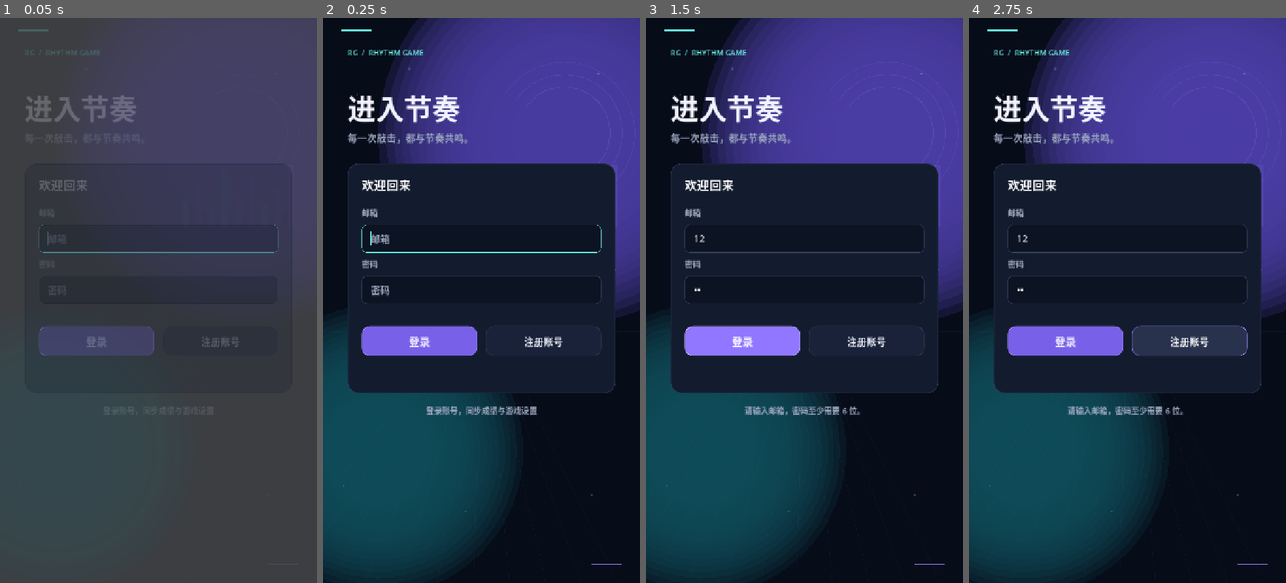
Above: before the commit, frames 1-4 (left to right).
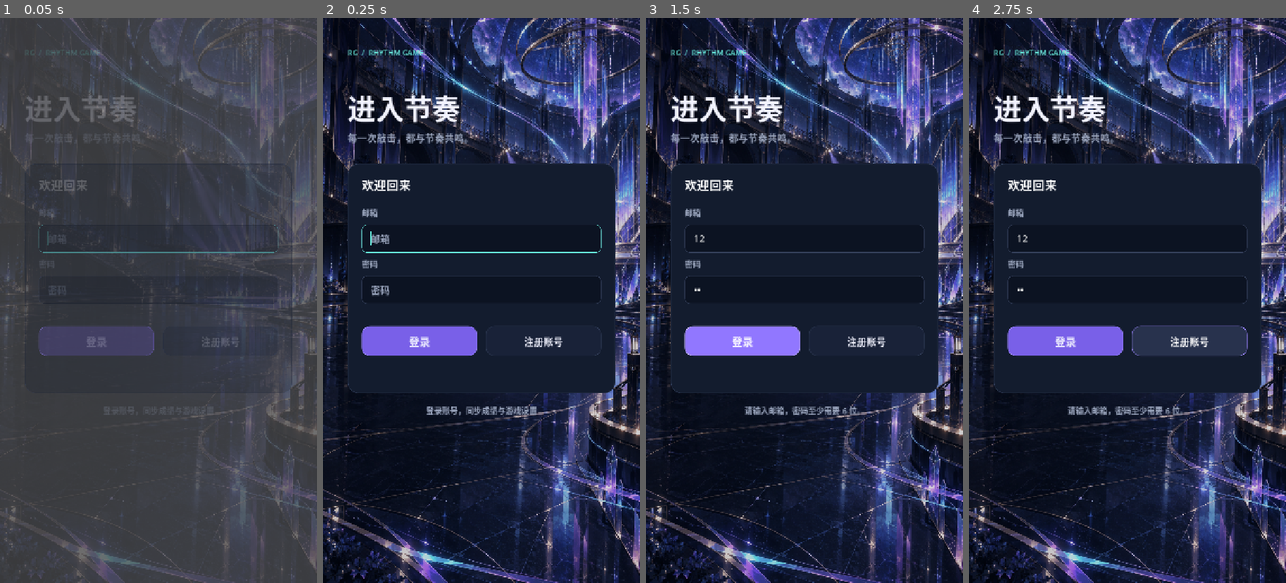
Above: after the commit, the same moments.

Repository: yznhyyg/1
Game: Godot game, scene res://login.tscn
Same seed, same stepped clock (60 frames per second), same inputs: the game is played once before the commit and once after it.
Inputs (mouse positions are in pixels of both pictures, inside the frame that each line leads up to):
- Up to frame 1 (0.05 s): no input
- Up to frame 2 (0.25 s): no input
- Up to frame 3 (1.5 s): click (804, 238) at 0.52 s; type "12" at 0.6 s; click (804, 289) at 0.75 s; type "12" at 0.83 s; click "登录" at 1.25 s
- Up to frame 4 (2.75 s): click "注册账号" at 2 s

The runs differ from the first frame. In frame 1, 10% of the frame differs, in the area x 0-100%, y 0-100%; in frame 2, 49%; in frame 3, 50%; in frame 4, 50%.

Commit message:
Use illustrated artwork for entry background

Diff:
--- a/ui/entry_backdrop.gd
+++ b/ui/entry_backdrop.gd
@@ -2,6 +2,8 @@
 
 ## A quiet, animated backdrop for the entry/login screen.
 ## It is drawn procedurally so it stays sharp at every window size.
+
+const BACKGROUND_TEXTURE = preload("res://assets/backgrounds/entry_atrium.png")
 
 var elapsed := 0.0
 var _base_size := Vector2(720.0, 1280.0)
@@ -19,7 +21,11 @@
 	var scale_factor := size / _base_size
 	var pulse := (sin(elapsed * 0.55) + 1.0) * 0.5
 
-	draw_rect(Rect2(Vector2.ZERO, size), Color("#070C19"))
+	# Use the illustrated entry artwork as the main layer. Its portrait ratio
+	# matches the game's 720x1280 viewport, so it fills the screen cleanly.
+	draw_texture_rect(BACKGROUND_TEXTURE, Rect2(Vector2.ZERO, size), false)
+	draw_rect(Rect2(Vector2.ZERO, size), Color(0.02, 0.04, 0.10, 0.16))
+	return
 
 	# Two broad pools of colour give the page depth without competing with the form.
 	_draw_glow(Vector2(555.0, 265.0) * scale_factor, 430.0 * scale_factor.x, Color("#5C4AC8"), 0.15 + pulse * 0.025)
Binary file added: assets/backgrounds/entry_atrium.png
Not shown, added: assets/backgrounds/entry_atrium.png.import
